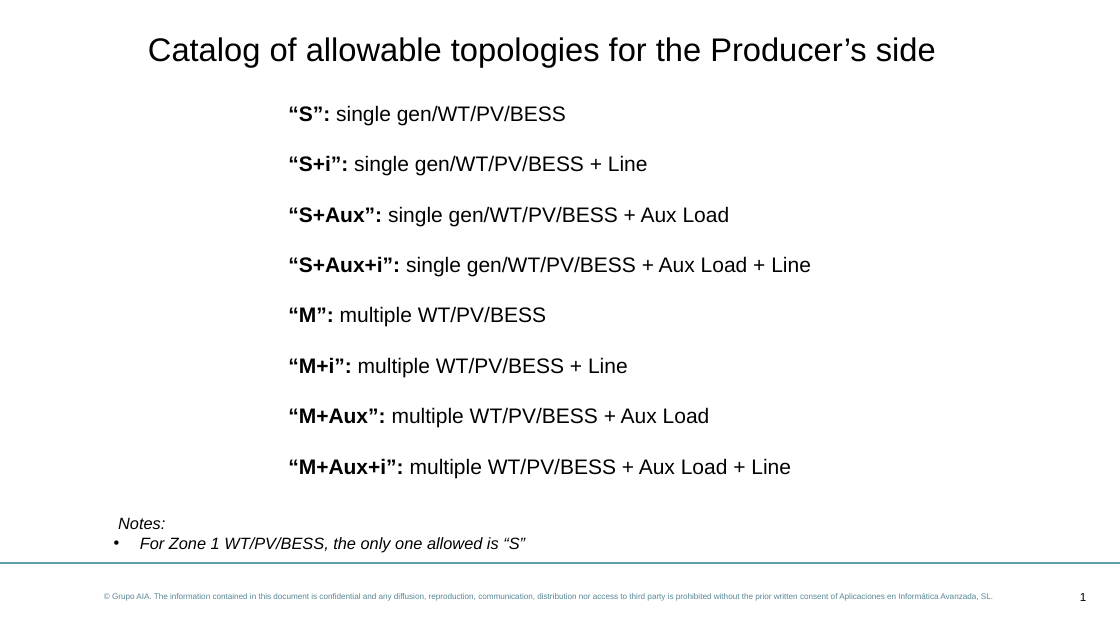
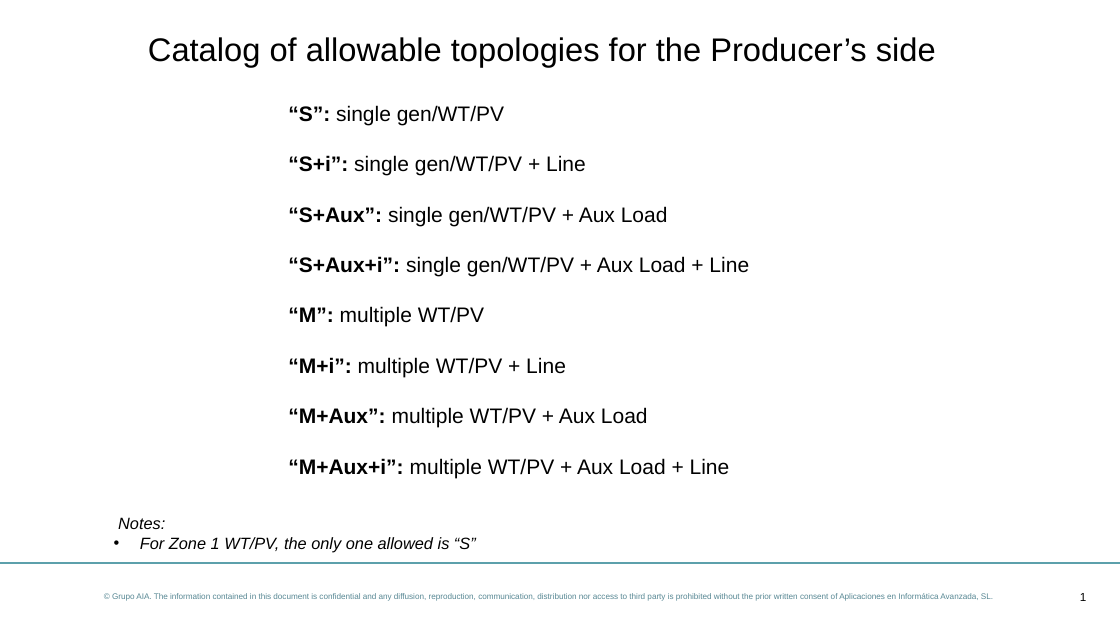
Before and after one commit to dynawo/dyn-grid-compliance-verification, a slide deck: slide 1 of docs/initialization/topology_catalog.pptx. Drawn at 1120x630 pixels with LibreOffice and Linux fonts; fonts in the diff are those of the drawing; background and template pictures are left out. Boxes give left, top, right and bottom in pixels: in the first picture for what was removed or moved away, otherwise in the second. Text is boxed around its words. In the diff, an @@ line names an element or a change of style, - is before the commit and + after.

```diff
--- a/docs/initialization/topology_catalog.pptx
+++ b/docs/initialization/topology_catalog.pptx
@@ text at <box>288,105,749,478</box>: text changed @@
-“S”: single gen/WT/PV/BESS
-“S+i”: single gen/WT/PV/BESS + Line
-“S+Aux”: single gen/WT/PV/BESS + Aux Load
-“S+Aux+i”: single gen/WT/PV/BESS + Aux Load + Line
-“M”: multiple WT/PV/BESS
-“M+i”: multiple WT/PV/BESS + Line
-“M+Aux”: multiple WT/PV/BESS + Aux Load
-“M+Aux+i”: multiple WT/PV/BESS + Aux Load + Line
+“S”: single gen/WT/PV
+“S+i”: single gen/WT/PV + Line
+“S+Aux”: single gen/WT/PV + Aux Load
+“S+Aux+i”: single gen/WT/PV + Aux Load + Line
+“M”: multiple WT/PV
+“M+i”: multiple WT/PV + Line
+“M+Aux”: multiple WT/PV + Aux Load
+“M+Aux+i”: multiple WT/PV + Aux Load + Line
@@ text at <box>140,537,476,553</box>: text changed @@
-• For Zone 1 WT/PV/BESS, the only one allowed is “S”
+• For Zone 1 WT/PV, the only one allowed is “S”
```
Also in this commit, not shown: 5 other slides changed, 12 other files.
